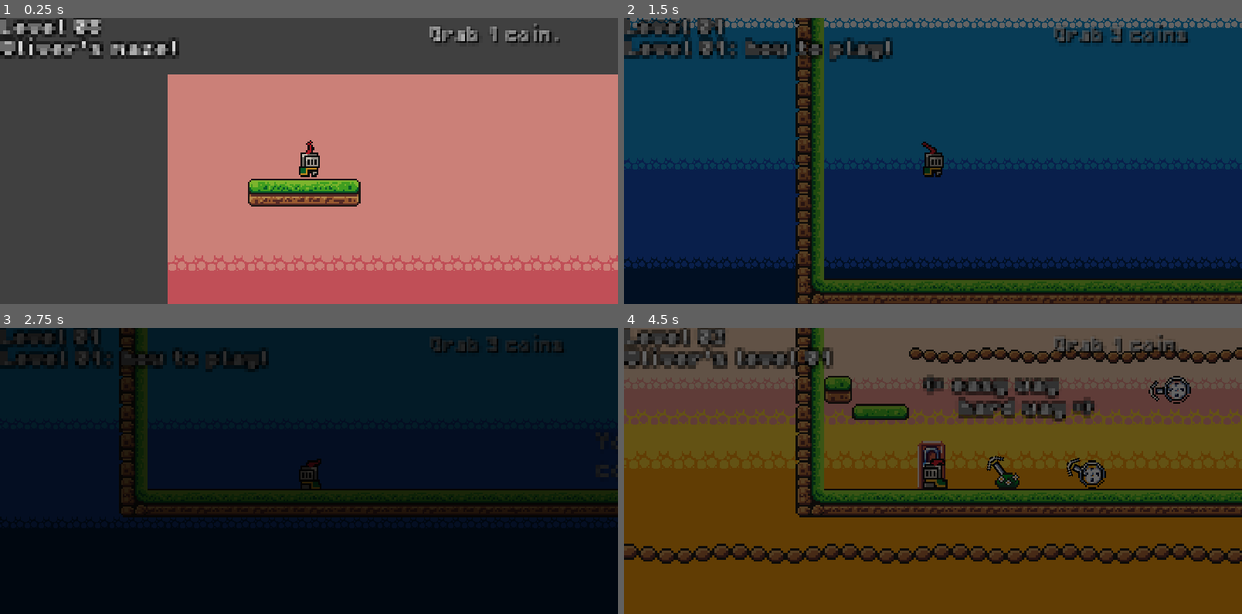
Above: before the commit, frames 1-4 (two rows, left to right).
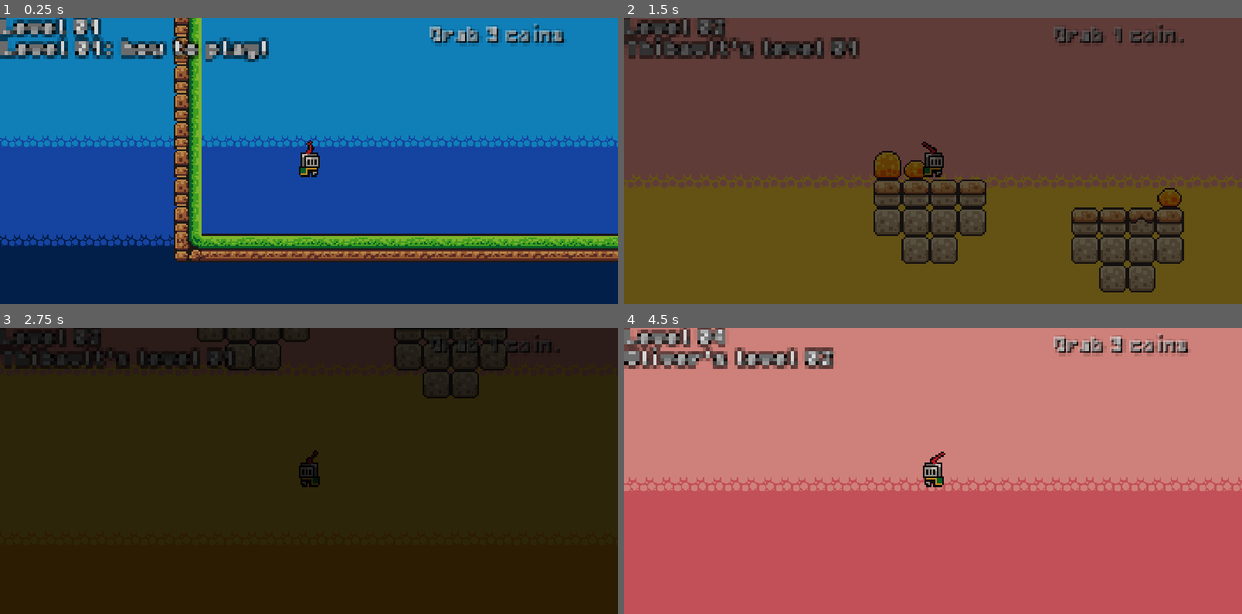
Above: after the commit, the same moments.

Repository: olivierpons/godot-prout-2d
Game: Godot game, scene res://scene/levels/level_01.tscn
Same seed, same stepped clock (60 frames per second), same inputs: the game is played once before the commit and once after it. Before the commit the project starts from res://scene/levels/level_08.tscn.
Inputs:
- Up to frame 1 (0.25 s): no input
- Up to frame 2 (1.5 s): hold D (move_right) from 0.53 s (still down); tap X (next_level) at 0.6, 1.35 s; tap Delete (jump) at 0.77 s
- Up to frame 3 (2.75 s): tap Delete (jump) at 1.52 s; release D (move_right) at 2.03 s; hold A (move_left) from 2.03 s (still down); tap X (next_level) at 2.1 s
- Up to frame 4 (4.5 s): release A (move_left) at 2.78 s; hold D (move_right) 2.78-4.28 s; tap X (next_level) at 2.85, 3.6, 4.35 s; tap Delete (jump) at 3.02, 3.77 s; hold A (move_left) from 4.28 s (still down)

The runs differ from the first frame. In frame 1, 99% of the frame differs, in the area x 0-100%, y 0-100%; in frame 2, 97%; in frame 3, 92%; in frame 4, 100%.

Commit message:
Put tiles using GDScript - not working yet

Diff:
--- a/project.godot
+++ b/project.godot
@@ -11,7 +11,7 @@
 [application]
 
 config/name="ProutForm"
-run/main_scene="res://scene/levels/level_08.tscn"
+run/main_scene="res://scene/levels/level_01.tscn"
 config/features=PackedStringArray("4.2", "Forward Plus")
 config/icon="res://icon.svg"
 
--- a/scene/levels/level_08.tscn
+++ b/scene/levels/level_08.tscn
@@ -123,7 +123,7 @@
 [node name="Coins" type="Node" parent="."]
 
 [node name="Coin" parent="Coins" instance=ExtResource("10_metx6")]
-position = Vector2(-1066, -375)
+position = Vector2(-1321, -327)
 delay_before_falling = 1.0
 falling_speed_gravity = 196
 
@@ -135,4 +135,4 @@
 
 [node name="exit_door" parent="." instance=ExtResource("13_t34ql")]
 z_index = -1
-position = Vector2(-536, 128)
+position = Vector2(-1366, -319)
--- a/scripts/tilemap_maze.gd
+++ b/scripts/tilemap_maze.gd
@@ -6,6 +6,7 @@
 @onready var tileset = preload("res://scene/tileset_game.tres")
 
 func _ready():
+	return
 	randomize()
 	print("Checking tiles in the TileMap...")
 
@@ -42,11 +43,20 @@
 func get_random_tile_id() -> int:
 	var tile_ids = []
 	var source_count = tileset.get_source_count()
+	print("source_count=", source_count)
 	for source_id in range(source_count):
 		var source = tileset.get_source(source_id)
 		if source is TileSetAtlasSource:
-			for tile_id in source.get_tile_ids():
-				tile_ids.append(tile_id)
-	if tile_ids.size() > 0:
-		return tile_ids[randi() % tile_ids.size()]
+			for x in range(10):
+				for y in range(10):
+					var tile = source.get_tile_at_coords(Vector2i(x, y))
+					if tile:
+						print(
+							"source_id: ", source_id,
+							", size=", source.get_atlas_grid_size(),
+							", (x:", x, "/y:", y, "): tile=", tile)
+					else:
+						print(
+							"source_id: ", source_id,
+							", none at: (x:", x, "/y:", y, ")")
 	return -1
Not shown, changed: export/index.html
Not shown, changed: export/index.pck
Not shown, changed: export/index.service.worker.js
